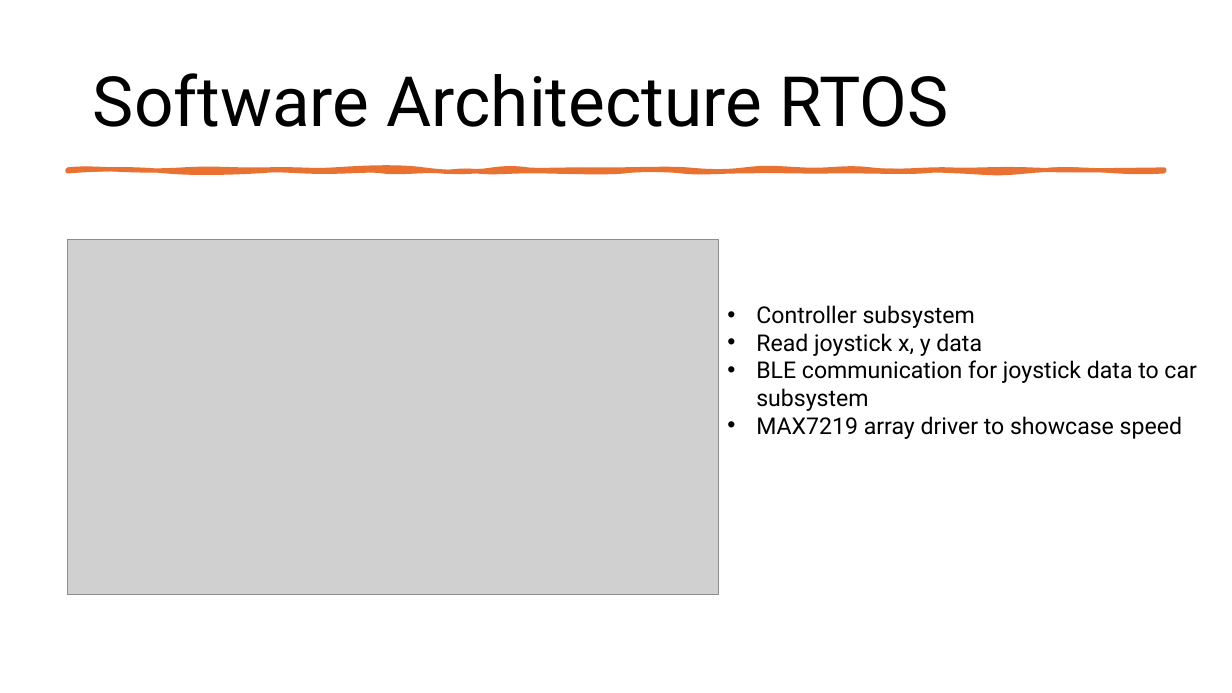
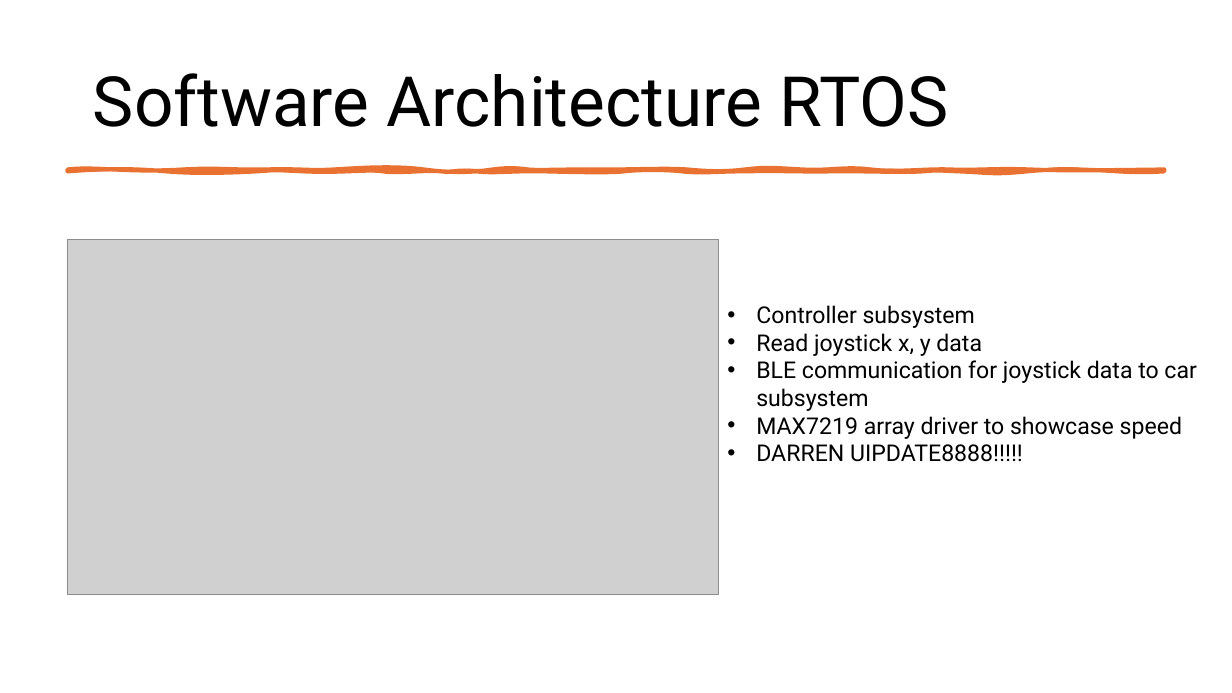
Before and after one commit to RaufPere/RC_CAR_IOT, a slide deck: slide 9 of Documentation/RC_CAR.pptx. Drawn at 1232x693 pixels with LibreOffice and Linux fonts; fonts in the diff are those of the drawing; grey boxes stand for pictures. Boxes give left, top, right and bottom in pixels: in the first picture for what was removed or moved away, otherwise in the second. Text is boxed around its words. In the diff, an @@ line names an element or a change of style, - is before the commit and + after.

```diff
--- a/Documentation/RC_CAR.pptx
+++ b/Documentation/RC_CAR.pptx
@@ text at (x1=756, y1=444, x2=1023, y2=462): paragraph added @@
+• DARREN UIPDATE8888!!!!!
```
Also in this commit, not shown: 1 other slide changed, 3 other files.
